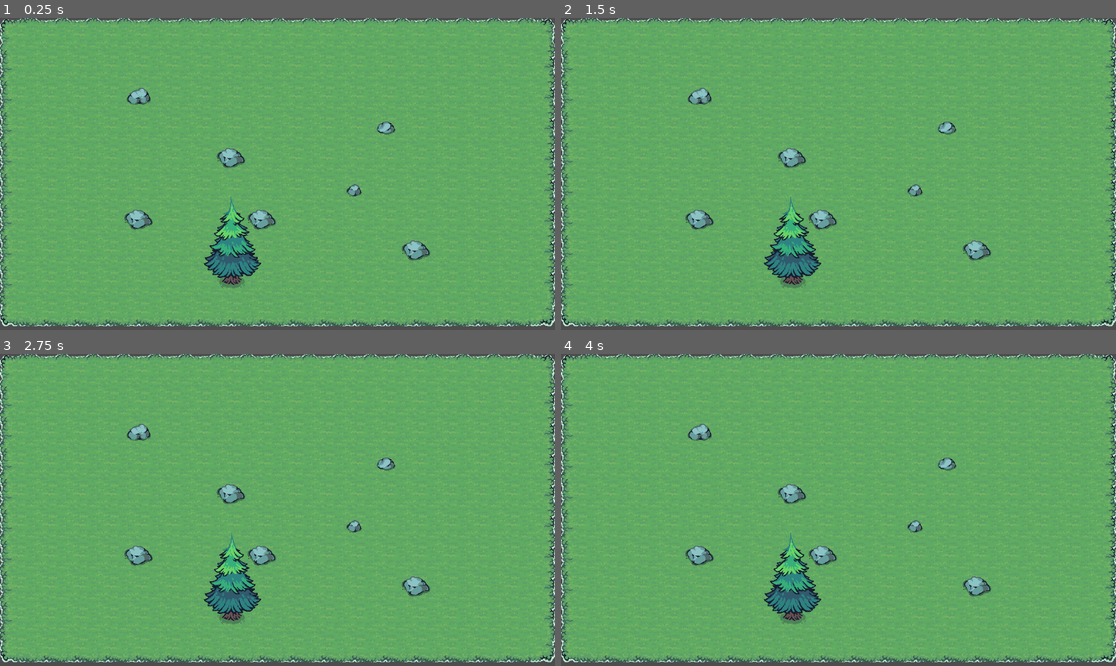
Above: before the commit, frames 1-4 (two rows, left to right).
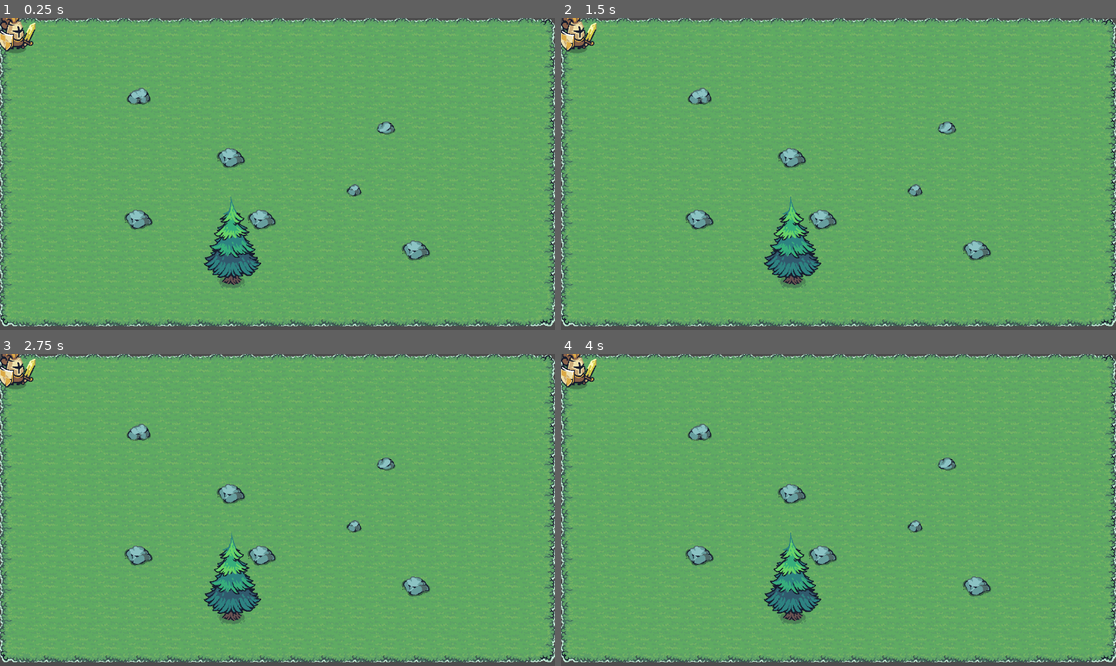
Above: after the commit, the same moments.

Repository: PeTRUEha/troopers
Game: Godot game, scene res://scenes/level.tscn
The game is run twice, just before and just after one commit, with the same random seed, the same clock (stepped at 60 frames per second) and the same inputs.
Inputs:
- Up to frame 1 (0.25 s): no input
- Up to frame 2 (1.5 s): no input
- Up to frame 3 (2.75 s): no input
- Up to frame 4 (4 s): no input

The runs differ from the first frame. In frame 1, 0.5% of the frame differs, in the area x 0-7%, y 0-12%; in frame 2, 0.5%; in frame 3, 0.5%; in frame 4, 0.5%.

Commit message:
snap to grid

Diff:
--- a/project.godot
+++ b/project.godot
@@ -13,3 +13,8 @@
 config/name="Troopers"
 run/main_scene="uid://cm3f5615i2etl"
 config/features=PackedStringArray("4.5", "Forward Plus")
+
+[autoload]
+
+Constants="*res://scripts/globals/constants.gd"
+Functions="*res://scripts/globals/functions.gd"
--- a/scenes/level.tscn
+++ b/scenes/level.tscn
@@ -6,6 +6,9 @@
 [ext_resource type="Texture2D" uid="uid://dm48ijy3f8lv6" path="res://assets/Tiny Swords (Free Pack)/Decorations/Rocks/Rock3.png" id="4_8c41q"]
 [ext_resource type="Texture2D" uid="uid://2r7lv01i6nbn" path="res://assets/Tiny Swords (Free Pack)/Decorations/Rocks/Rock4.png" id="5_olg7q"]
 [ext_resource type="Texture2D" uid="uid://dn3qllckkajbi" path="res://assets/Tiny Swords (Free Pack)/Decorations/Trees/Tree1.png" id="6_t1rx8"]
+[ext_resource type="Script" uid="uid://cpa7kmuk0vs0t" path="res://scripts/unit.gd" id="7_8c41q"]
+[ext_resource type="Texture2D" uid="uid://bq05siqyc6ejk" path="res://assets/Tiny Swords (Free Pack)/Units/Yellow Units/Warrior/Warrior_Idle.png" id="8_olg7q"]
+[ext_resource type="Texture2D" uid="uid://bdonarqftk6b3" path="res://assets/Tiny Swords (Free Pack)/Units/Yellow Units/Warrior/Warrior_Run.png" id="9_t1rx8"]
 
 [sub_resource type="TileSetAtlasSource" id="TileSetAtlasSource_8iemx"]
 texture = ExtResource("1_2r41h")
@@ -799,24 +802,14 @@
 [sub_resource type="TileSetAtlasSource" id="TileSetAtlasSource_ux5qa"]
 texture = ExtResource("6_t1rx8")
 texture_region_size = Vector2i(192, 256)
-1:1/animation_columns = 8
 1:1/0 = 0
-1:2/animation_columns = 8
 1:2/0 = 0
-1:3/animation_columns = 8
-1:3/animation_mode = 1
 1:3/0 = 0
-0:2/animation_columns = 8
 0:2/0 = 0
-0:3/animation_columns = 8
 0:3/0 = 0
-2:2/animation_columns = 8
 2:2/0 = 0
-2:3/animation_columns = 8
 2:3/0 = 0
-2:1/animation_columns = 8
 2:1/0 = 0
-0:1/animation_columns = 8
 0:1/0 = 0
 0:0/animation_columns = 8
 0:0/animation_frame_0/duration = 0.1
@@ -924,16 +917,143 @@
 sources/4 = SubResource("TileSetAtlasSource_arp2o")
 sources/9 = SubResource("TileSetAtlasSource_ux5qa")
 
+[sub_resource type="AtlasTexture" id="AtlasTexture_8iemx"]
+atlas = ExtResource("8_olg7q")
+region = Rect2(0, 0, 192, 192)
+
+[sub_resource type="AtlasTexture" id="AtlasTexture_64w2a"]
+atlas = ExtResource("8_olg7q")
+region = Rect2(192, 0, 192, 192)
+
+[sub_resource type="AtlasTexture" id="AtlasTexture_fpun6"]
+atlas = ExtResource("8_olg7q")
+region = Rect2(384, 0, 192, 192)
+
+[sub_resource type="AtlasTexture" id="AtlasTexture_wc255"]
+atlas = ExtResource("8_olg7q")
+region = Rect2(576, 0, 192, 192)
+
+[sub_resource type="AtlasTexture" id="AtlasTexture_arp2o"]
+atlas = ExtResource("8_olg7q")
+region = Rect2(768, 0, 192, 192)
+
+[sub_resource type="AtlasTexture" id="AtlasTexture_ux5qa"]
+atlas = ExtResource("8_olg7q")
+region = Rect2(960, 0, 192, 192)
+
+[sub_resource type="AtlasTexture" id="AtlasTexture_82cfe"]
+atlas = ExtResource("8_olg7q")
+region = Rect2(1152, 0, 192, 192)
+
+[sub_resource type="AtlasTexture" id="AtlasTexture_gunhw"]
+atlas = ExtResource("8_olg7q")
+region = Rect2(1344, 0, 192, 192)
+
+[sub_resource type="AtlasTexture" id="AtlasTexture_8gofh"]
+atlas = ExtResource("9_t1rx8")
+region = Rect2(0, 0, 192, 192)
+
+[sub_resource type="AtlasTexture" id="AtlasTexture_h6wmr"]
+atlas = ExtResource("9_t1rx8")
+region = Rect2(192, 0, 192, 192)
+
+[sub_resource type="AtlasTexture" id="AtlasTexture_pqd0y"]
+atlas = ExtResource("9_t1rx8")
+region = Rect2(384, 0, 192, 192)
+
+[sub_resource type="AtlasTexture" id="AtlasTexture_5k0ak"]
+atlas = ExtResource("9_t1rx8")
+region = Rect2(576, 0, 192, 192)
+
+[sub_resource type="AtlasTexture" id="AtlasTexture_wu01b"]
+atlas = ExtResource("9_t1rx8")
+region = Rect2(768, 0, 192, 192)
+
+[sub_resource type="AtlasTexture" id="AtlasTexture_3ies3"]
+atlas = ExtResource("9_t1rx8")
+region = Rect2(960, 0, 192, 192)
+
+[sub_resource type="SpriteFrames" id="SpriteFrames_xy2fk"]
+animations = [{
+"frames": [{
+"duration": 1.0,
+"texture": SubResource("AtlasTexture_8iemx")
+}, {
+"duration": 1.0,
+"texture": SubResource("AtlasTexture_64w2a")
+}, {
+"duration": 1.0,
+"texture": SubResource("AtlasTexture_fpun6")
+}, {
+"duration": 1.0,
+"texture": SubResource("AtlasTexture_wc255")
+}, {
+"duration": 1.0,
+"texture": SubResource("AtlasTexture_arp2o")
+}, {
+"duration": 1.0,
+"texture": SubResource("AtlasTexture_ux5qa")
+}, {
+"duration": 1.0,
+"texture": SubResource("AtlasTexture_82cfe")
+}, {
+"duration": 1.0,
+"texture": SubResource("AtlasTexture_gunhw")
+}],
+"loop": true,
+"name": &"idle",
+"speed": 7.0
+}, {
+"frames": [{
+"duration": 1.0,
+"texture": SubResource("AtlasTexture_8gofh")
+}, {
+"duration": 1.0,
+"texture": SubResource("AtlasTexture_h6wmr")
+}, {
+"duration": 1.0,
+"texture": SubResource("AtlasTexture_pqd0y")
+}, {
+"duration": 1.0,
+"texture": SubResource("AtlasTexture_5k0ak")
+}, {
+"duration": 1.0,
+"texture": SubResource("AtlasTexture_wu01b")
+}, {
+"duration": 1.0,
+"texture": SubResource("AtlasTexture_3ies3")
+}],
+"loop": true,
+"name": &"run",
+"speed": 7.0
+}]
+
 [node name="Level" type="Node2D"]
 
-[node name="Grass" type="TileMapLayer" parent="."]
+[node name="Terrain" type="Node2D" parent="."]
+
+[node name="Grass" type="TileMapLayer" parent="Terrain"]
 tile_map_data = PackedByteArray("AAARAAkAAAACAAIAAAARAAgAAAACAAEAAAARAAcAAAACAAEAAAARAAYAAAACAAEAAAARAAUAAAACAAEAAAARAA …(2800 unchanged characters)…
 tile_set = SubResource("TileSet_82cfe")
 
-[node name="Rocks" type="TileMapLayer" parent="."]
+[node name="Rocks" type="TileMapLayer" parent="Terrain"]
 tile_map_data = PackedByteArray("AAAEAAYABAAAAAAAAAAIAAYABAAAAAAAAAALAAUAAQAAAAAAAAAMAAMAAwAAAAAAAAANAAcABAAAAAAAAAAEAAIAAgAAAAAAAAAHAAQABAAAAAAAAAA=")
 tile_set = SubResource("TileSet_82cfe")
 
-[node name="Trees" type="TileMapLayer" parent="."]
+[node name="Trees" type="TileMapLayer" parent="Terrain"]
 tile_map_data = PackedByteArray("AAAEAAYABAAAAAAAAAAIAAYABAAAAAAAAAALAAUAAQAAAAAAAAAMAAMAAwAAAAAAAAANAAcABAAAAAAAAAAEAAIAAgAAAAAAAAAHAAQABAAAAAAAAAAHAAgACQAAAAAAAAA=")
 tile_set = SubResource("TileSet_82cfe")
+
+[node name="Units" type="Node2D" parent="."]
+
+[node name="Unit" type="CharacterBody2D" parent="Units"]
+position = Vector2(45, 50)
+motion_mode = 1
+script = ExtResource("7_8c41q")
+
+[node name="AnimatedSprite2D" type="AnimatedSprite2D" parent="Units/Unit"]
+sprite_frames = SubResource("SpriteFrames_xy2fk")
+animation = &"run"
+frame_progress = 0.95644385
+
+[connection signal="changed_grid_coords" from="Units/Unit" to="Units/Unit" method="_on_changed_grid_coords"]
--- /dev/null
+++ b/scripts/globals/constants.gd
@@ -0,0 +1,5 @@
+extends Node
+
+const TILE_SIZE = 64
+
+const TILE_SIZE_V = Vector2i(TILE_SIZE, TILE_SIZE)
--- /dev/null
+++ b/scripts/globals/functions.gd
@@ -0,0 +1,14 @@
+extends Node
+
+
+func position_to_grid_coords(position: Vector2) -> Vector2i:
+	return Vector2i(
+		roundi((position.x - Constants.TILE_SIZE / 2.) / Constants.TILE_SIZE),
+		roundi((position.y - Constants.TILE_SIZE / 2.) / Constants.TILE_SIZE)
+	)
+
+func grid_coords_to_position(grid_coords: Vector2i) -> Vector2:
+	return Vector2(
+		grid_coords.x * Constants.TILE_SIZE + Constants.TILE_SIZE / 2.0,
+		grid_coords.y * Constants.TILE_SIZE + Constants.TILE_SIZE / 2.0
+	)
--- /dev/null
+++ b/scripts/unit.gd
@@ -0,0 +1,20 @@
+extends CharacterBody2D
+class_name Unit
+
+var grid_coords: Vector2i;
+
+signal changed_grid_coords(from: Vector2i, to: Vector2i)
+
+func _ready() -> void:
+	snap_to_tile()
+
+
+func _on_changed_grid_coords(_from: Vector2, to: Vector2) -> void:
+	position = Functions.grid_coords_to_position(to)
+
+
+func snap_to_tile():
+	print(position)
+	grid_coords = Functions.position_to_grid_coords(position)
+	position = Functions.grid_coords_to_position(grid_coords)
+	print(grid_coords)
Not shown: 1 places in scenes/level.tscn that only renumber resources
Not shown, added: scripts/globals/constants.gd.uid
Not shown, added: scripts/globals/functions.gd.uid
Not shown, added: scripts/unit.gd.uid
